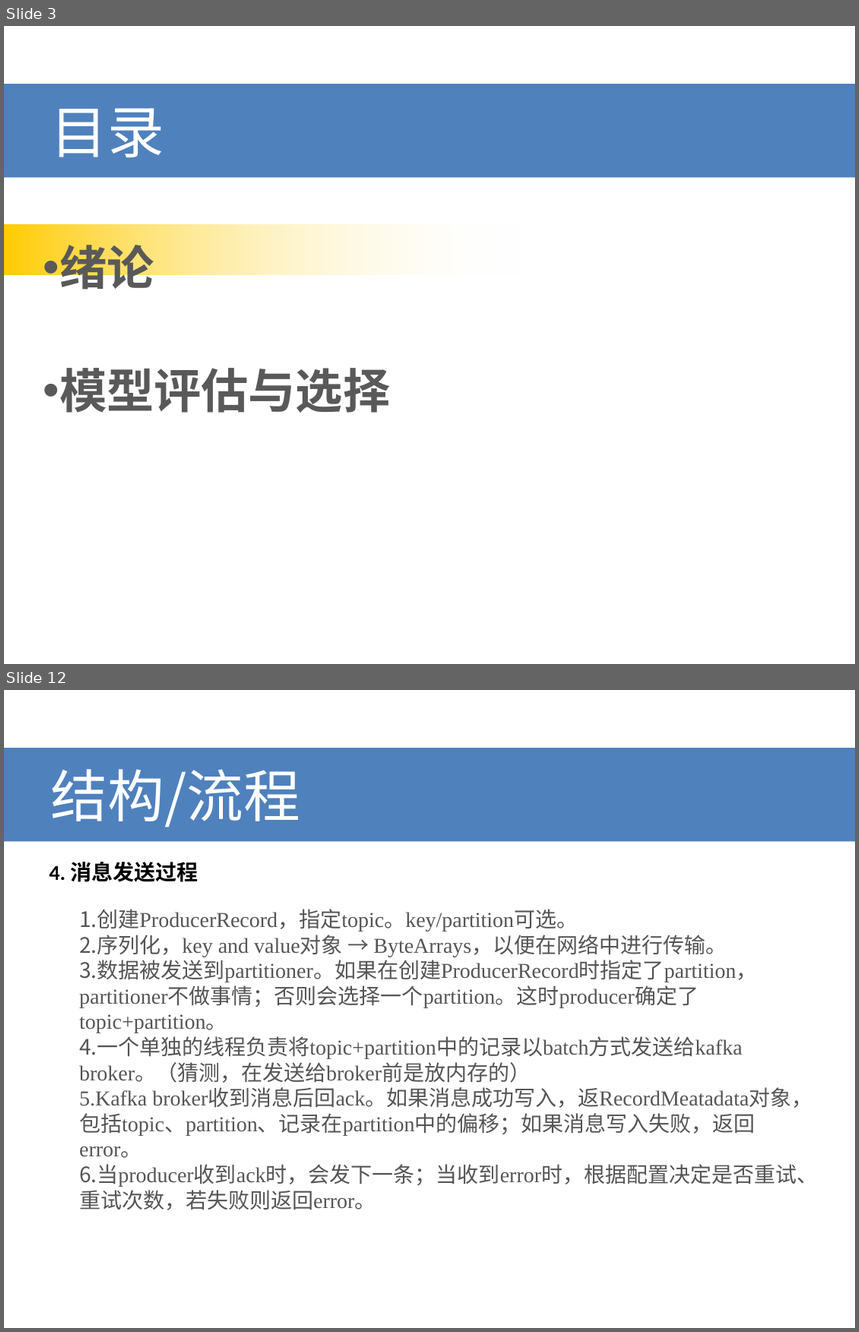
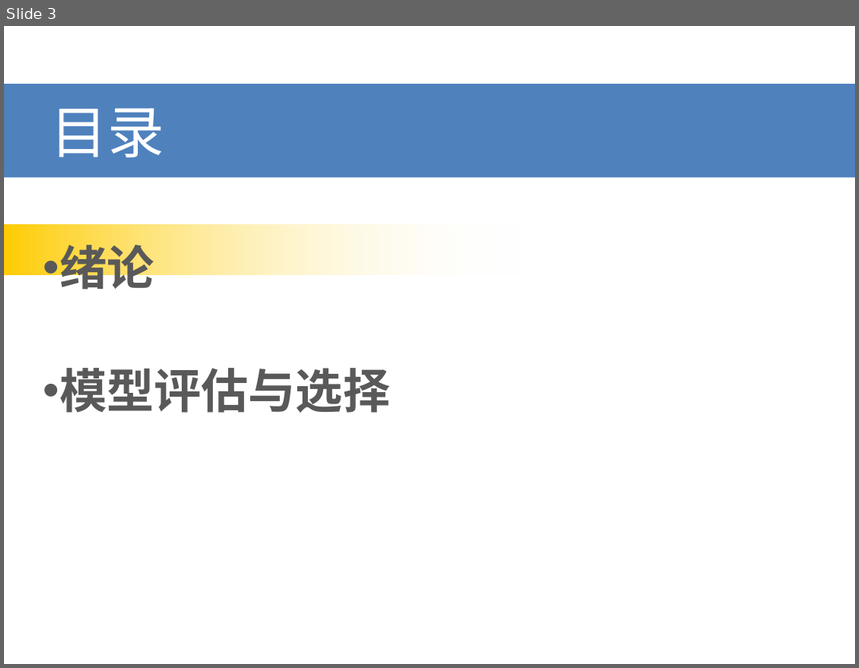
Before and after one commit to bayud/machine_learning_zzh, a slide deck: 机器学习(周志华)系列分享.pptx. Shown one above the other, each under a label of ours: slides 3 and 12 before the commit, slide 3 after it; the slides between them are not shown. The pictures are 859x1332 and 859x668 pixels, drawn with LibreOffice and Linux fonts; fonts in the diff are those of the drawing. Boxes give left, top, right and bottom in pixels: in the first picture for what was removed or moved away, otherwise in the second. Text is boxed around its words. In the diff, an @@ line names an element or a change of style, - is before the commit and + after.

```diff
--- a/机器学习(周志华)系列分享.pptx
+++ b/机器学习(周志华)系列分享.pptx
@@ slide 12 removed at (4, 690, 855, 1328), background #FFFFFF @@
@@ title removed at (4, 748, 855, 841) @@
-结构/流程
@@ text removed at (49, 862, 198, 882) @@
-4. 消息发送过程
@@ text removed at (79, 909, 818, 1211) @@
-1. 创建ProducerRecord，指定topic。key/partition可选。
-2. 序列化，key and value对象 → ByteArrays，以便在网络中进行传输。
-3. 数据被发送到partitioner。如果在创建ProducerRecord时指定了partition，partitioner不做事情；否则会选择一个partition。这时producer确定了topic+partition。
-4. 一个单独的线程负责将topic+partition中的记录以batch方式发送给kafka broker。（猜测，在发送给broker前是放内存的）
-5. Kafka broker收到消息后回ack。如果消息成功写入，返RecordMeatadata对象，包括topic、partition、记录在partition中的偏移；如果消息写入失败，返回error。
-6. 当producer收到ack时，会发下一条；当收到error时，根据配置决定是否重试、重试次数，若失败则返回error。
```
Also in this commit, not shown: 2 slides changed, 19 slides added, 13 other slides removed.
